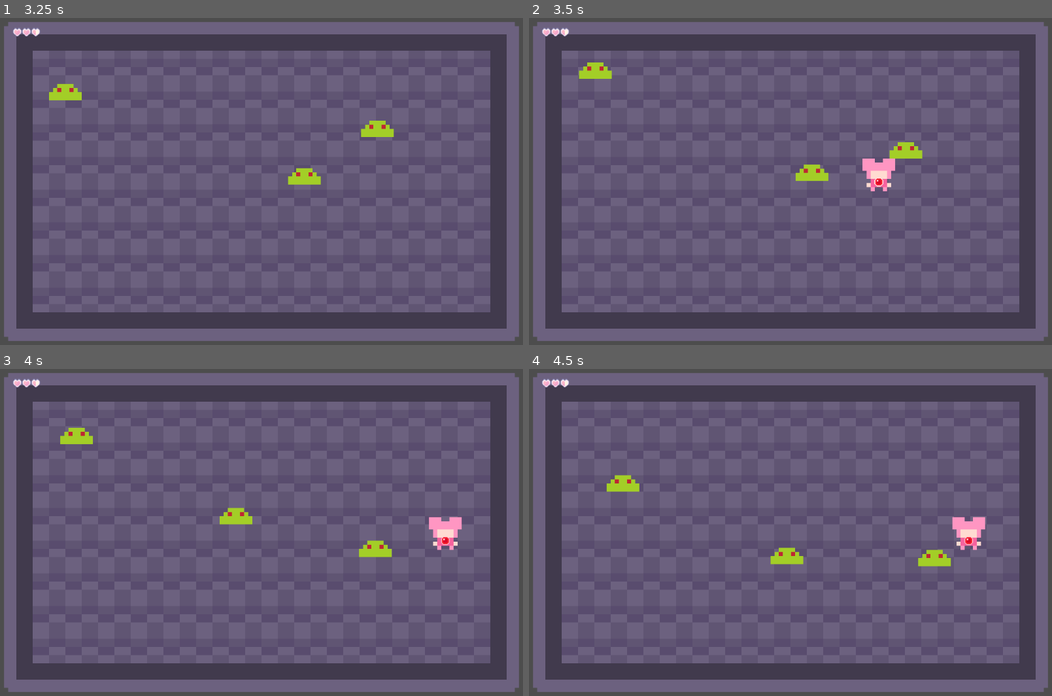
Above: before the commit, frames 1-4 (two rows, left to right).
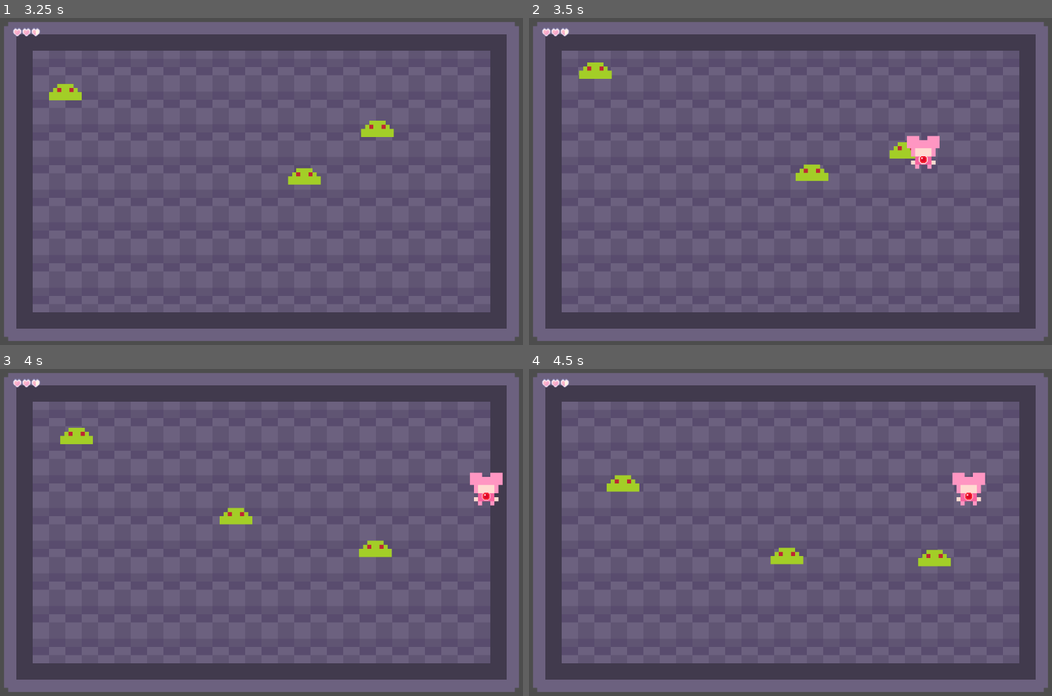
Above: after the commit, the same moments.

Repository: MagicalMegaDev/Magical-Persona-Repo
Game: Godot game, scene res://Assets/Scenes/main.tscn
The game is run twice, just before and just after one commit, with the same random seed, the same clock (stepped at 60 frames per second) and the same inputs.
Inputs:
- Up to frame 1 (3.25 s): tap Enter at 0.5 s; hold D (move_right) 0.53-2.03 s; tap Space (speed) every 0.75 s from 0.6 to 2.85 s; tap W (move_up) at 0.77, 1.52, 3.02 s; hold A (move_left) 2.03-2.78 s; hold D (move_right) from 2.78 s (still down)
- Up to frame 2 (3.5 s): keep holding D (move_right)
- Up to frame 3 (4 s): keep holding D (move_right); tap Space (speed) at 3.6 s; tap W (move_up) at 3.77 s
- Up to frame 4 (4.5 s): release D (move_right) at 4.28 s; hold A (move_left) from 4.28 s (still down); tap Space (speed) at 4.35 s

Frame 1 is identical in both runs. In frame 2, 0.9% of the frame differs, in the area x 63-79%, y 36-53%; in frame 3, 0.9%, in the area x 82-97%, y 31-56%; in frame 4, 0.9%.

Commit message:
Green Slime in Testing dying now.
Figure out how to make knockback apply before turning off

Diff:
--- a/Assets/Scenes/Characters/Players/TestCharacter.tscn
+++ b/Assets/Scenes/Characters/Players/TestCharacter.tscn
@@ -147,6 +147,7 @@
 
 [node name="Health" type="Node" parent="."]
 script = ExtResource("2_u4s88")
+i_frames_timer_length = 2.0
 
 [node name="MovementHandler" type="Node" parent="."]
 script = ExtResource("4_owd12")
--- a/Assets/Scenes/Rooms/TestingRoom.tscn
+++ b/Assets/Scenes/Rooms/TestingRoom.tscn
@@ -1,9 +1,10 @@
-[gd_scene load_steps=5 format=3 uid="uid://c2xnhrhem0c2r"]
+[gd_scene load_steps=6 format=3 uid="uid://c2xnhrhem0c2r"]
 
 [ext_resource type="PackedScene" uid="uid://bg85fe3yjuhyw" path="res://Assets/Scenes/Characters/Players/TestCharacter.tscn" id="1_uper2"]
 [ext_resource type="PackedScene" uid="uid://dtqmwnh60jaon" path="res://Assets/Scenes/UI/DungeonUI.tscn" id="3_r0bfr"]
 [ext_resource type="PackedScene" uid="uid://bnrc4kf3cl8sm" path="res://Assets/Scenes/Characters/Enemies/Placeholder/Slime/GreenSlime.tscn" id="3_xh5he"]
 [ext_resource type="Resource" uid="uid://bhtsbovcmbpnu" path="res://Assets/Resources/EnemyStats/Placeholder/TestingSlime.tres" id="4_xh5he"]
+[ext_resource type="Script" uid="uid://cj6appwlvrvxk" path="res://Assets/Scripts/Components/Handlers/DebugEnemyPool.gd" id="5_swk3f"]
 
 [node name="TestingRoom" type="Node2D"]
 y_sort_enabled = true
@@ -17,3 +18,15 @@
 [node name="GreenSlime" parent="." instance=ExtResource("3_xh5he")]
 position = Vector2(492, 264)
 stats = ExtResource("4_xh5he")
+
+[node name="GreenSlime2" parent="." instance=ExtResource("3_xh5he")]
+position = Vector2(318, 263)
+stats = ExtResource("4_xh5he")
+
+[node name="GreenSlime3" parent="." instance=ExtResource("3_xh5he")]
+position = Vector2(662, 262)
+stats = ExtResource("4_xh5he")
+
+[node name="DebugEnemyPool" type="Node" parent="."]
+script = ExtResource("5_swk3f")
+metadata/_custom_type_script = "uid://cj6appwlvrvxk"
--- a/Assets/Scripts/Components/Controllers/KnockbackController.gd
+++ b/Assets/Scripts/Components/Controllers/KnockbackController.gd
@@ -9,11 +9,12 @@
 	weight = stats.weight
 
 func calculate_knockback(stats:AttackStats, attacker_posistion:Vector2):
-	var ratio = stats.force/weight
-	var delta = get_physics_process_delta_time()
-	var direction = (global_position - attacker_posistion).normalized()
-	var knockback = direction * GameManager.BASE_KNOCKBACK_STRENGTH * ratio
-	apply_knockback.emit(knockback)
+	if(can_knockback):
+		var ratio = stats.force/weight
+		var delta = get_physics_process_delta_time()
+		var direction = (global_position - attacker_posistion).normalized()
+		var knockback = direction * GameManager.BASE_KNOCKBACK_STRENGTH * ratio
+		apply_knockback.emit(knockback)
 
 func _on_knockback_enabled():
 	can_knockback = true
--- a/Assets/Scripts/Components/Handlers/Health/PlayerHealthHandler.gd
+++ b/Assets/Scripts/Components/Handlers/Health/PlayerHealthHandler.gd
@@ -9,7 +9,7 @@
 #region i-frames set up
 var i_frames:bool = false #i-frames after getting hit.
 var i_frames_timer:Timer
-var i_frames_timer_length := 0.5 #seconds of i-frames
+@export var i_frames_timer_length := 0.5 #seconds of i-frames
 
 #endregion
 
